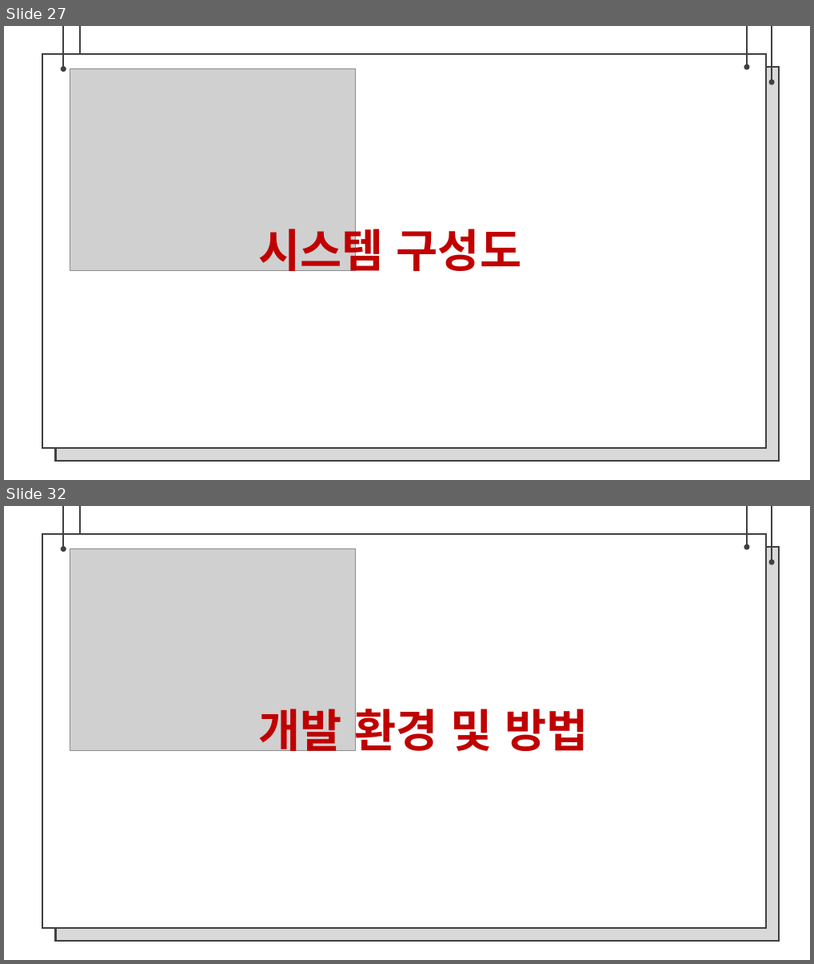
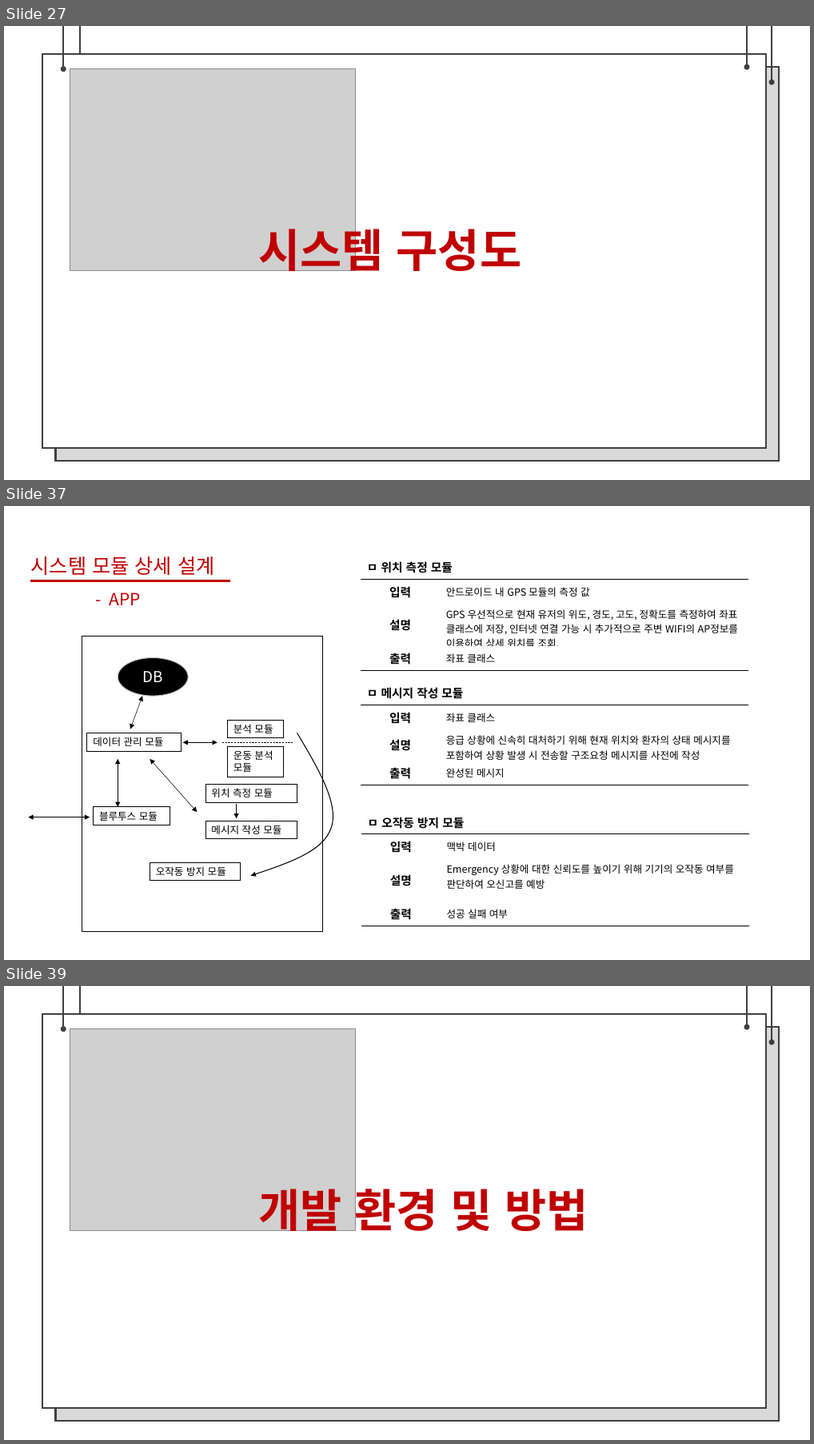
Before and after one commit to bajahoe/gitchana, a slide deck: 제안서 팀장 조동윤, 팀원 임종운.pptx. Shown one above the other, each under a label of ours: slides 27 and 32 before the commit, slides 27, 37 and 39 after it; the slides between them are not shown. The pictures are 814x964 and 814x1444 pixels, drawn with LibreOffice and Linux fonts; fonts in the diff are those of the drawing; grey boxes stand for pictures; background and template pictures are left out. Boxes give left, top, right and bottom in pixels: in the first picture for what was removed or moved away, otherwise in the second. Text is boxed around its words. In the diff, an @@ line names an element or a change of style, - is before the commit and + after.

Commit message:
자료 업데이트
발표자료 재 작성
제안서 내 사용자 상태정보 구조 변경(시각 - > 날짜, 시간)
그냥 사진

```diff
--- a/제안서 팀장 조동윤, 팀원 임종운.pptx
+++ b/제안서 팀장 조동윤, 팀원 임종운.pptx
@@ slide 37 added at <box>4,506,810,960</box>, background #FFFFFF @@
@@ text added at <box>31,556,214,575</box>, 24 pt, text #C00000 @@
+시스템 모듈 상세 설계
@@ table added at <box>361,554,750,671</box>, 4 rows, 2 columns @@
+ㅁ 위치 측정 모듈 | 
+입력 | 안드로이드 내 GPS 모듈의 측정 값
+설명 | GPS 우선적으로 현재 유저의 위도, 경도, 고도, 정확도를 측정하여 좌표 클래스에 저장, 인터넷 연결 가능 시 추가적으로 주변 WIFI의 AP정보를 이용하여 상세 위치를 조회.
+출력 | 좌표 클래스
@@ line added from (30, 581) to (231, 581), #C00000 2.25 pt @@
@@ text added at <box>109,592,140,605</box>, 20 pt, text #C00000 @@
+- APP
@@ rectangle added at <box>82,636,323,932</box>, outline #000000 0.5 pt @@
@@ ellipse added at <box>118,658,188,696</box>, fill #000000, outline #BFBFBF 1 pt, 18 pt, text #FFFFFF @@
+DB
@@ double arrow added from (130, 728) to (142, 696), #000000 0.5 pt @@
@@ table added at <box>361,681,750,797</box>, 4 rows, 2 columns @@
+ㅁ 메시지 작성 모듈 | 
+입력 | 좌표 클래스
+설명 | 응급 상황에 신속히 대처하기 위해 현재 위치와 환자의 상태 메시지를 포함하여 상황 발생 시 전송할 구조요청 메시지를 사전에 작성
+출력 | 완성된 메시지
@@ rectangle added at <box>227,720,283,738</box>, outline #000000 0.75 pt, 12 pt, text #000000 @@
+분석 모듈
@@ rectangle added at <box>87,733,182,751</box>, outline #000000 0.75 pt, 12 pt, text #000000 @@
+데이터 관리 모듈
@@ double arrow added from (218, 743) to (183, 743), #000000 0.5 pt @@
@@ line added from (222, 743) to (293, 743), #000000 0.5 pt dashed @@
@@ freeform shape added at <box>251,733,333,876</box>, outline #000000 1 pt @@
@@ double arrow added from (118, 759) to (118, 807), #000000 0.5 pt @@
@@ double arrow added from (197, 812) to (150, 759), #000000 0.5 pt @@
@@ rectangle added at <box>227,746,283,776</box>, outline #000000 0.75 pt, 12 pt, text #000000 @@
+운동 분석 모듈
@@ rectangle added at <box>206,784,297,802</box>, outline #000000 0.75 pt, 12 pt, text #000000 @@
+위치 측정 모듈
@@ double arrow added from (28, 817) to (90, 817), #000000 0.5 pt @@
@@ rectangle added at <box>94,807,170,825</box>, outline #000000 0.75 pt, 12 pt, text #000000 @@
+블루투스 모듈
@@ arrow added from (236, 804) to (236, 818), #000000 0.5 pt @@
@@ table added at <box>362,810,750,926</box>, 4 rows, 2 columns @@
+ㅁ 오작동 방지 모듈 | 
+입력 | 맥박 데이터
+설명 | Emergency 상황에 대한 신뢰도를 높이기 위해 기기의 오작동 여부를 판단하여 오신고를 예방
+출력 | 성공 실패 여부
@@ rectangle added at <box>206,820,297,839</box>, outline #000000 0.75 pt, 12 pt, text #000000 @@
+메시지 작성 모듈
@@ rectangle added at <box>150,862,240,880</box>, outline #000000 0.75 pt, 12 pt, text #000000 @@
+오작동 방지 모듈
@@ what was slide 32 is now slide 39 @@
```
Also in this commit, not shown: 6 slides changed, 11 other slides added, 2 other files.
